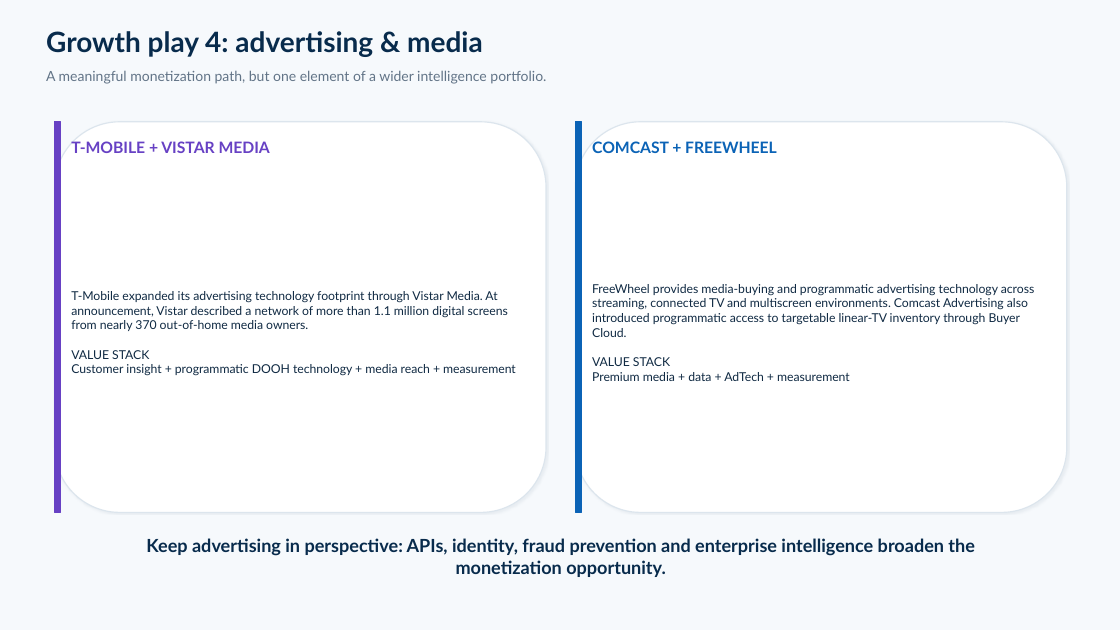
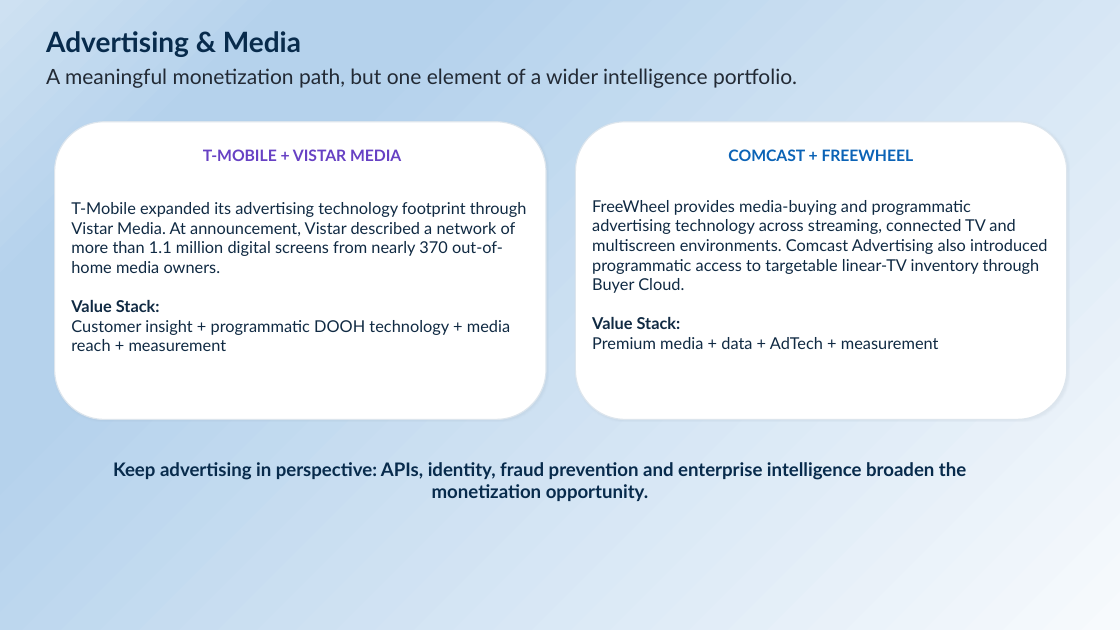
Before and after one commit to rajkamal1410/Invent-Telco-AI-Initiatives, a slide deck: slide 8 of documents/Intelligent_Telco_Infographic_Rich_Presentation.pptx (slide 10 before the commit). Drawn at 1120x630 pixels with LibreOffice and Linux fonts; fonts in the diff are those of the drawing. Boxes give left, top, right and bottom in pixels: in the first picture for what was removed or moved away, otherwise in the second. Text is boxed around its words. In the diff, an @@ line names an element or a change of style, - is before the commit and + after.

```diff
--- a/documents/Intelligent_Telco_Infographic_Rich_Presentation.pptx
+++ b/documents/Intelligent_Telco_Infographic_Rich_Presentation.pptx
@@ background #F6F9FC to gradient #F7FAFD to #B5D2EC to #CEE1F2 @@
@@ text at box(46, 31, 301, 57): text changed @@
-Growth play 4: advertising & media
+Advertising & Media
@@ text "A meaningful monetization path, but ..." at box(46, 68, 797, 88): size 12 to 18 pt, text colour #627487 to #222A35 @@
@@ text "T-Mobile expanded its advertising technology ...": place and size @@
-text "T-Mobile expanded its advertising technology ..." at box(71, 291, 516, 376)
+text "T-Mobile expanded its advertising technology ..." at box(71, 202, 527, 351)
@@ text "FreeWheel provides media-buying and programmatic ...": place and size @@
-text "FreeWheel provides media-buying and programmatic ..." at box(592, 284, 1035, 381)
+text "FreeWheel provides media-buying and programmatic ..." at box(592, 200, 1047, 349)
@@ rounded rectangle: place and size @@
-rounded rectangle at box(55, 122, 546, 513)
+rounded rectangle at box(55, 122, 546, 419)
@@ rectangle removed at box(55, 122, 60, 513) @@
@@ text "T-MOBILE + VISTAR MEDIA": place and size @@
-text "T-MOBILE + VISTAR MEDIA" at box(71, 141, 270, 153)
+text "T-MOBILE + VISTAR MEDIA" at box(203, 149, 401, 161)
@@ rounded rectangle: place and size @@
-rounded rectangle at box(576, 122, 1067, 513)
+rounded rectangle at box(576, 122, 1067, 419)
@@ rectangle removed at box(576, 122, 581, 513) @@
@@ text "COMCAST + FREEWHEEL": place and size @@
-text "COMCAST + FREEWHEEL" at box(592, 141, 777, 153)
+text "COMCAST + FREEWHEEL" at box(728, 149, 914, 161)
@@ text at box(71, 202, 527, 351): size 10.5 to 14 pt @@
@@ text at box(592, 200, 1047, 349): size 10.5 to 14 pt @@
@@ text at box(71, 300, 160, 312): text changed; size 10.5 to 14 pt; bold on @@
-VALUE STACK
+Value Stack:
@@ text at box(592, 317, 681, 329): text changed; size 10.5 to 14 pt; bold on @@
-VALUE STACK
+Value Stack:
@@ text "Keep advertising in perspective: APIs, ...": place and size @@
-text "Keep advertising in perspective: APIs, ..." at box(146, 538, 975, 577)
+text "Keep advertising in perspective: APIs, ..." at box(113, 462, 966, 501)
@@ text "Keep advertising in perspective: APIs, ..." at box(113, 462, 966, 501): size 15.5 to 16 pt @@
```
Also in this commit, not shown: 13 other slides changed, 1 slide removed, 7 other files.
